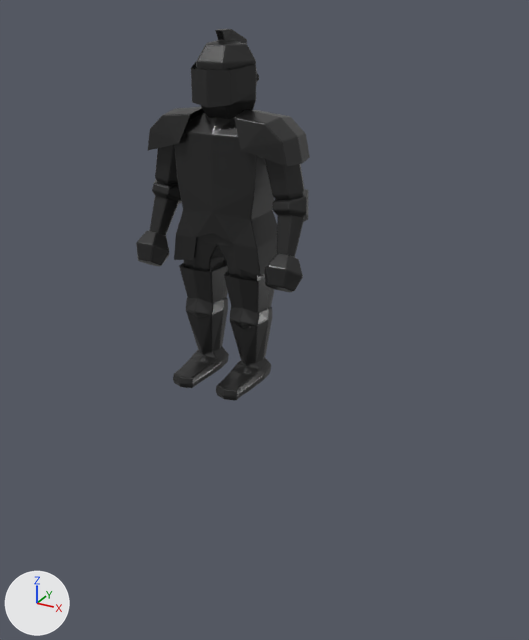
What one commit did to the COLLADA model Prototype01/Assets/Models/armorBaddie.dae.
Before and after are seen from a 50 mm camera at (5.79, -9.36, 5.4) aimed at (0.52, 0.22, 0.61). Every picture has the same lights, and +X, +Y and +Z are marked at lower left.
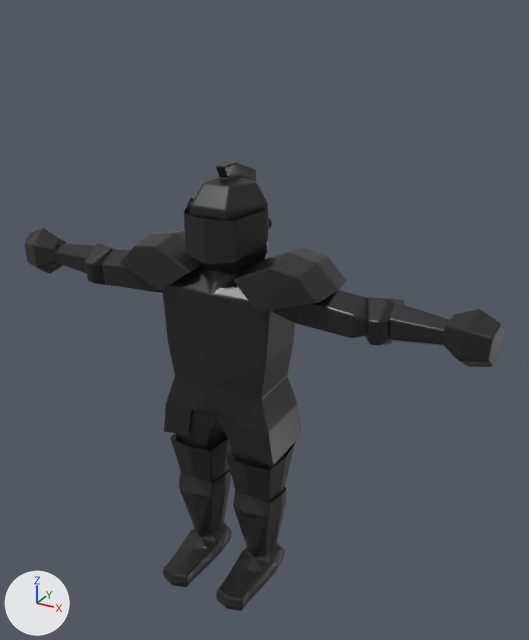
Changed parts and their boxes (x1, y1, x2, y2) in the pictures (529 x 640 px; the box of a moved part takes in the faces that stretch with it):
'Cube', reshaped, moved (175% wider, 21% taller): before (136, 29, 310, 400); after (24, 161, 505, 611)
part 1 of me_cube, moved or reshaped: before (174, 112, 277, 276); after (162, 258, 301, 466)
part 2 of me_cube, moved or reshaped: before (234, 110, 310, 166); after (233, 248, 347, 312)
part 3 of me_cube, moved or reshaped: before (147, 107, 204, 151); after (120, 229, 202, 291)
part 4 of me_cube, moved or reshaped: before (184, 233, 265, 281); after (176, 409, 288, 470)
part 5 of me_cube, moved or reshaped: before (230, 307, 272, 365); after (233, 487, 286, 557)
part 6 of me_cube, moved or reshaped: before (186, 297, 228, 354); after (179, 469, 231, 537)
part 7 of me_cube, moved or reshaped: before (224, 271, 275, 313); after (226, 443, 295, 503)
part 8 of me_cube, moved or reshaped: before (179, 263, 228, 303); after (170, 433, 231, 483)
part 9 of me_cube, moved or reshaped: before (265, 159, 304, 200); after (273, 290, 367, 338)
part 10 of me_cube, moved or reshaped: before (155, 114, 193, 185); after (100, 249, 163, 293)
part 11 of me_cube, moved or reshaped: before (272, 189, 308, 221); after (365, 297, 405, 346)
part 12 of me_cube, moved or reshaped: before (152, 179, 182, 204); after (85, 243, 126, 286)
part 13 of me_cube, moved or reshaped: before (277, 215, 305, 257); after (388, 302, 450, 346)
part 14 of me_cube, moved or reshaped: before (149, 196, 179, 236); after (55, 243, 95, 274)
part 15 of me_cube, moved or reshaped: before (264, 253, 303, 292); after (442, 309, 505, 367)
part 16 of me_cube, moved or reshaped: before (136, 231, 169, 267); after (24, 228, 67, 274)
part 17 of me_cube, moved or reshaped: before (196, 29, 256, 119); after (191, 161, 268, 274)
part 18 of me_cube, moved or reshaped: before (191, 62, 259, 108); after (184, 198, 272, 264)
part 19 of me_cube, moved or reshaped: before (173, 346, 271, 400); after (163, 522, 285, 611)

Patch to the scene script:
```diff
--- a/Prototype01/Assets/Models/armorBaddie.dae.py
+++ b/Prototype01/Assets/Models/armorBaddie.dae.py
@@ me_cube @@
-me_cube.from_pydata(...)  # 3393 vertices, 6128 faces; spans x -1.49..1.49, y -0.91..0.62, z -0.36..5.01
+me_cube.from_pydata(...)  # 3681 vertices, 6632 faces; spans x -4.28..4.28, y -1.26..0.86, z -0.5..6.95
+# me_cube part 1: the loose piece of 282 vertices spanning x -0.78..0.78, y -0.42..0.44, z 1.61..3.88 is scaled about the mesh origin by 1.39
+# me_cube part 2: the loose piece of 78 vertices spanning x 0.34..1.25, y -0.46..0.54, z 3.23..3.94 is turned -32.3 degrees about the y axis through its middle and scaled by 1.39, then moved by (0.32, 0.02, 1.72)
+# me_cube part 3: the loose piece of 78 vertices spanning x -1.25..-0.34, y -0.46..0.54, z 3.23..3.94 is turned 32.3 degrees about the y axis through its middle and scaled by 1.39, then moved by (-0.32, 0.02, 1.72)
+# me_cube part 4: the loose piece of 353 vertices spanning x -0.72..0.72, y -0.37..0.39, z 1.4..2.39 is scaled about the mesh origin by 1.39
+# me_cube part 5: the loose piece of 149 vertices spanning x 0.12..0.72, y -0.39..0.3, z -0.05..1.01 is scaled about the mesh origin by 1.39
+# me_cube part 6: the loose piece of 149 vertices spanning x -0.72..-0.12, y -0.39..0.3, z -0.05..1.01 is scaled about the mesh origin by 1.39
+# me_cube part 7: the loose piece of 48 vertices spanning x 0.07..0.77, y -0.39..0.39, z 0.78..1.5 is scaled about the mesh origin by 1.39
+# me_cube part 8: the loose piece of 48 vertices spanning x -0.77..-0.07, y -0.39..0.39, z 0.78..1.5 is scaled about the mesh origin by 1.39
+# me_cube part 9: the loose piece of 117 vertices spanning x 0.65..1.29, y -0.25..0.25, z 2.68..3.82 is turned -73.2 degrees about the y axis through its middle and scaled by 1.39, then moved by (0.73, 0.0, 1.72)
+# me_cube part 10: the loose piece of 117 vertices spanning x -1.29..-0.65, y -0.25..0.25, z 2.68..3.82 is turned 73.2 degrees about the y axis through its middle and scaled by 1.39, then moved by (-0.73, 0.0, 1.72)
+# me_cube part 11: the loose piece of 144 vertices spanning x 0.79..1.36, y -0.3..0.36, z 2.35..2.84 is multiplied about its middle by the matrix ((0.084, -0.509, -1.291), (0.033, 1.294, -0.508), (1.387, 0.0, 0.091)), then moved by (1.5, 0.05, 2.3)
+# me_cube part 12: the loose piece of 144 vertices spanning x -1.36..-0.79, y -0.3..0.36, z 2.35..2.84 is multiplied about its middle by the matrix ((0.084, 0.509, 1.291), (-0.033, 1.294, -0.508), (-1.387, 0.0, 0.091)), then moved by (-1.5, 0.05, 2.3)
+# me_cube part 13: the loose piece of 36 vertices spanning x 0.87..1.33, y -0.42..0.17, z 1.82..2.64 is multiplied about its middle by the matrix ((0.084, -0.509, -1.291), (0.033, 1.294, -0.508), (1.387, 0.0, 0.091)), then moved by (2.03, 0.19, 2.66)
+# me_cube part 14: the loose piece of 36 vertices spanning x -1.33..-0.87, y -0.42..0.17, z 1.82..2.64 is multiplied about its middle by the matrix ((0.084, 0.509, 1.291), (-0.033, 1.294, -0.508), (-1.387, 0.0, 0.091)), then moved by (-2.03, 0.19, 2.66)
+# me_cube part 15: the loose piece of 142 vertices spanning x 0.86..1.49, y -0.63..-0.15, z 1.45..2.02 is multiplied about its middle by the matrix ((0.084, -0.509, -1.291), (0.033, 1.294, -0.508), (1.387, 0.0, 0.091)), then moved by (2.73, 0.37, 3.22)
+# me_cube part 16: the loose piece of 142 vertices spanning x -1.49..-0.86, y -0.63..-0.15, z 1.45..2.02 is multiplied about its middle by the matrix ((0.084, 0.509, 1.291), (-0.033, 1.294, -0.508), (-1.387, 0.0, 0.091)), then moved by (-2.73, 0.37, 3.22)
+# me_cube part 17: the loose piece of 296 vertices spanning x -0.46..0.46, y -0.4..0.62, z 3.83..5.01 is scaled about the mesh origin by 1.39
+# me_cube part 18: the loose piece of 170 vertices spanning x -0.5..0.5, y -0.47..0.21, z 4.0..4.56 is scaled about the mesh origin by 1.39
+# me_cube part 19: 2 vertices moved within x -0.36..0.36, y 0.24, z -0.05; 860 vertices removed from x -0.68..0.68, y -0.91..0.35, z -0.36..0.05; 860 vertices added at x -0.95..0.95, y -1.26..0.49, z -0.5..0.07
 me_cube.materials.append(mat_material)
@@ ob_cube @@
 ob_cube = bpy.data.objects.new('Cube', me_cube)
-ob_cube.location = (0.0, 0.0, 0.0)
+ob_cube.location = (0.0, 0.0, -3.81)
```
